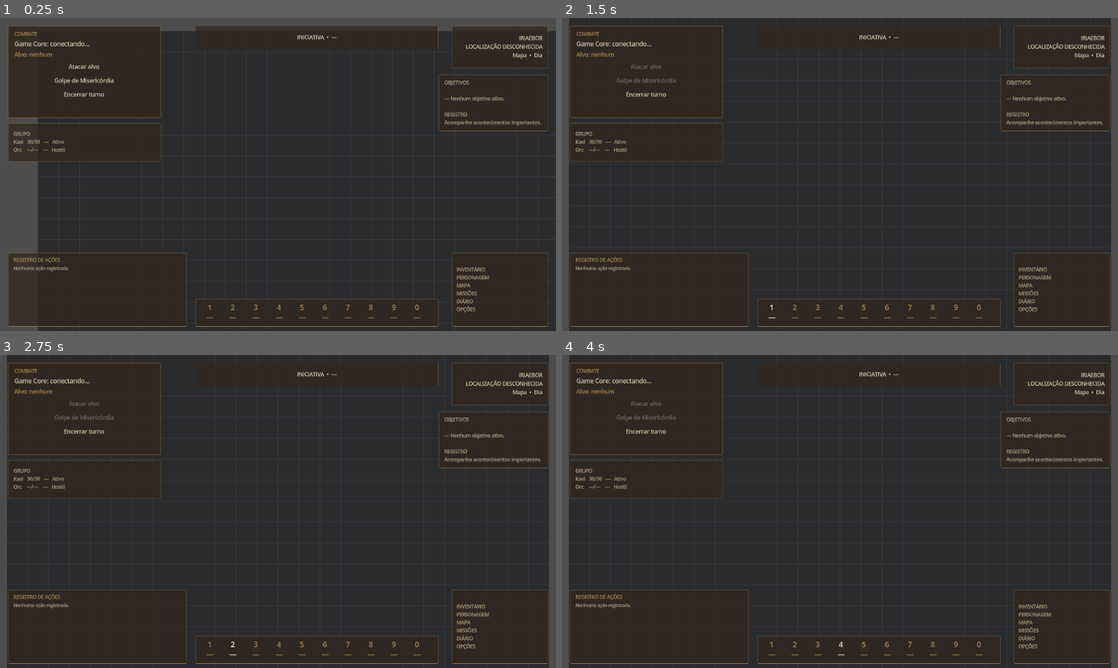
Above: before the commit, frames 1-4 (two rows, left to right).
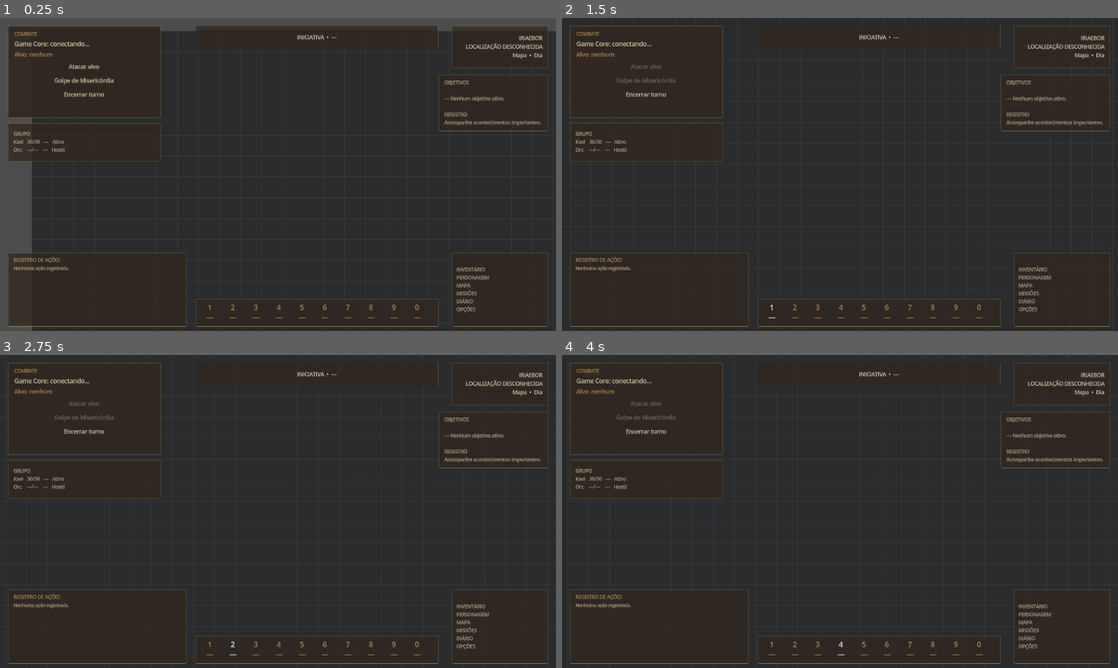
Above: after the commit, the same moments.

Repository: wchichura-maker/dnd
Game: Godot game, scene res://scenes/Main.tscn
The game is run twice, just before and just after one commit, with the same random seed, the same clock (stepped at 60 frames per second) and the same inputs.
Inputs (mouse positions are in pixels of both pictures, inside the frame that each line leads up to):
- Up to frame 1 (0.25 s): no input
- Up to frame 2 (1.5 s): tap Enter at 0.5 s; move the mouse to (962, 158) at 0.52 s; hold D 0.53-1.25 s; tap 1 at 0.6 s; click (962, 158) at 0.67 s; tap Space at 0.77 s; click "1 —" at 1.25 s
- Up to frame 3 (2.75 s): click "2 —" at 2 s
- Up to frame 4 (4 s): click "3 —" at 2.75 s; click "4 —" at 3.5 s

The runs differ from the first frame. In frame 1, 0.3% of the frame differs, in the area x 5-7%, y 32-100%; in frame 2, 2.4%; in frame 3, 2.5%, in the area x 0-100%, y 0-100%; in frame 4, 2.5%.

Commit message:
Expand Godot prototype world bounds

Diff:
--- a/godot/scripts/Main.gd
+++ b/godot/scripts/Main.gd
@@ -2,7 +2,7 @@
 
 const TILE_SIZE: float = 48.0
 const PLAYER_ID: String = "player-01"
-var map_size: Vector2i = Vector2i(26, 16)
+var map_size: Vector2i = Vector2i(120, 80)
 var blocked_tiles: Dictionary[Vector2i, bool] = {}
 var adapter: GameEntityAdapter
 var player: PlayerController
@@ -113,7 +113,7 @@
 	var map_variant: Variant = state.get("map", {})
 	if not map_variant is Dictionary: return
 	var map_data := map_variant as Dictionary
-	map_size = Vector2i(int(map_data.get("width", 26)), int(map_data.get("height", 16)))
+	map_size = Vector2i(int(map_data.get("width", 120)), int(map_data.get("height", 80)))
 	blocked_tiles.clear()
 	var tiles_variant: Variant = map_data.get("tiles", [])
 	if not tiles_variant is Array: return
@@ -269,7 +269,7 @@
 			if entity_variant is Dictionary and str((entity_variant as Dictionary).get("id", "")) == id:
 				name = str((entity_variant as Dictionary).get("name", id))
 				break
-			parts.append(("> " if index == current_index else "") + name)
+		parts.append(("> " if index == current_index else "") + name)
 	initiative_label.text = "INICIATIVA  •  " + "  |  ".join(parts)
 
 func _update_hotbar(mode: String, active_id: String) -> void:
@@ -378,9 +378,11 @@
 
 func _grid_to_world(grid_position: Vector2i) -> Vector2:
 	return Vector2(grid_position) * TILE_SIZE + Vector2.ONE * (TILE_SIZE * 0.5)
+
 func _on_transport_error(message: String) -> void:
 	_set_debug_status("Game Core: erro\n%s" % message)
 	push_error(message)
+
 func _set_debug_status(text: String) -> void:
 	$DebugOverlay/Label.text = text
 
